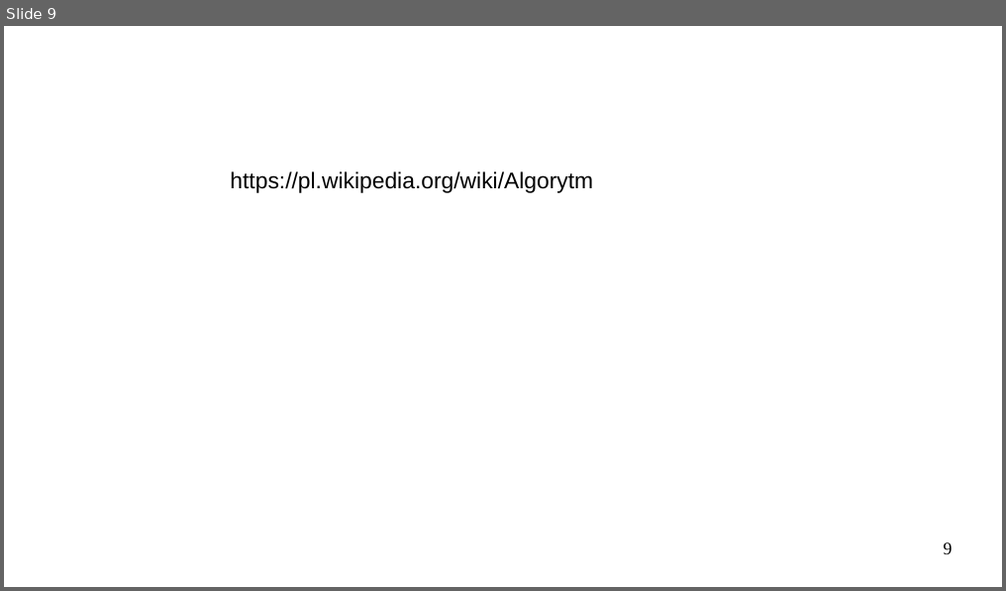
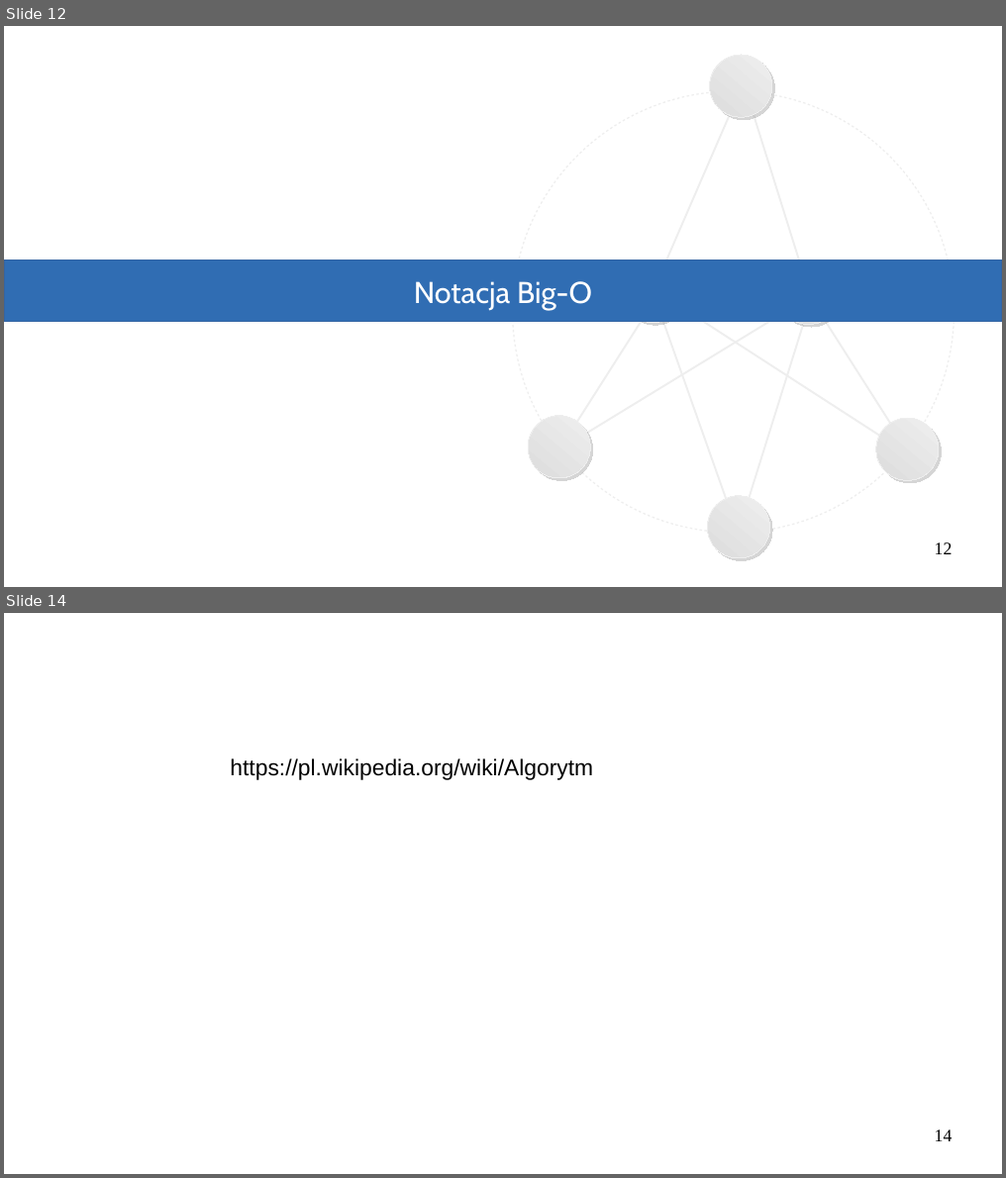
Before and after one commit to Michael-Wisniewski/algorithmic-workshop, a slide deck: gotowa.odp. Shown one above the other, each under a label of ours: slide 9 before the commit, slides 12 and 14 after it; the slides between them are not shown. The pictures are 1006x591 and 1006x1178 pixels, drawn with LibreOffice and Linux fonts; fonts in the diff are those of the drawing. Boxes give left, top, right and bottom in pixels: in the first picture for what was removed or moved away, otherwise in the second. Text is boxed around its words. In the diff, an @@ line names an element or a change of style, - is before the commit and + after.

```diff
--- a/gotowa.odp
+++ b/gotowa.odp
@@ slide 12 added at bbox=[4, 26, 1002, 587], background #FFFFFF @@
@@ group added at bbox=[513, 55, 954, 559]: 8 lines, 7 ellipses @@
@@ rectangle added at bbox=[4, 261, 1002, 322], fill #306DB3, outline #3465A4 0 pt, 24 pt, text #FFFFFF @@
+Notacja Big-O
@@ page number added at bbox=[935, 543, 952, 555], 14 pt, text #000000 @@
+12
@@ what was slide 9 is now slide 14 @@
@@ page number at bbox=[935, 1130, 952, 1142]: text changed @@
-9
+14
```
Also in this commit, not shown: 3 slides changed, 5 other slides added, 1 slide removed, 1 other file.
